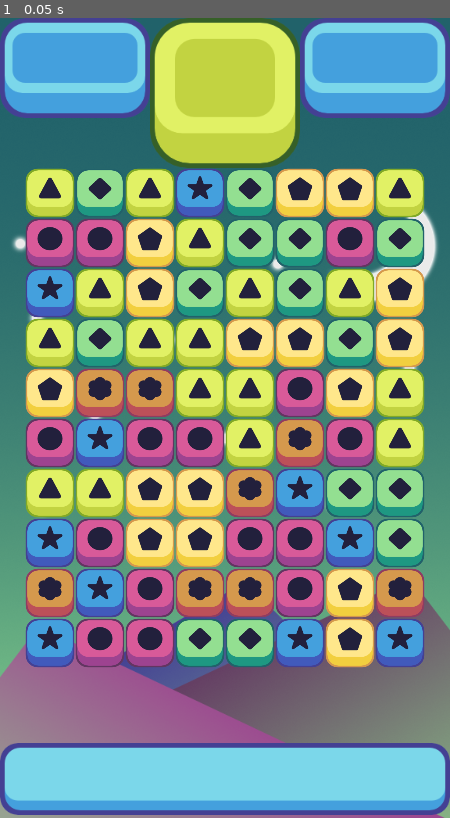
Above: before the commit, frame 1.
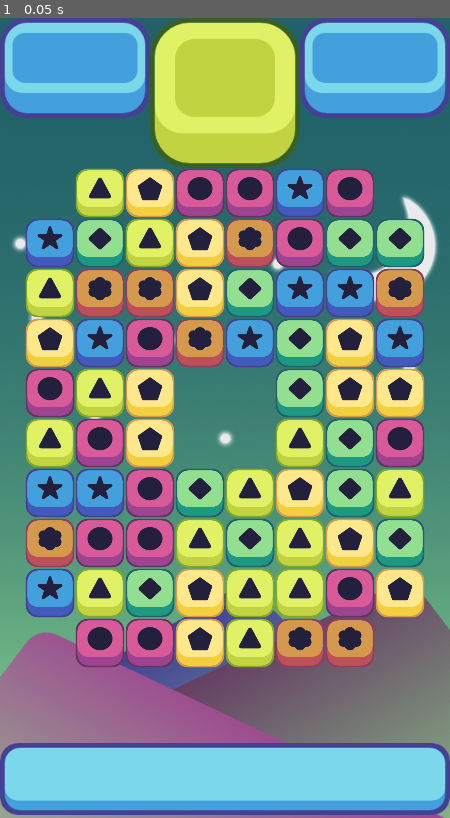
Above: after the commit, the same moment.

Repository: gonzalojs/Match3_Godot
Game: Godot game, scene res://Scenes/game_window.tscn
Two runs of this game, one before a commit and one after it. Both use one fixed random seed, a clock stepped at 60 frames per second and the inputs below.
Inputs:
- Up to frame 1 (0.05 s): no input

The runs differ from the first frame. In frame 1, 40% of the frame differs, in the area x 5-95%, y 18-82%.

Commit message:
bux empty space

Diff:
--- a/Scenes/game_window.tscn
+++ b/Scenes/game_window.tscn
@@ -31,17 +31,18 @@
 y_start = 800
 offset = 64
 y_offset = 2
+empty_spaces = PoolVector2Array( 0, 0, 7, 0, 0, 9, 7, 9, 3, 4, 4, 4, 3, 5, 4, 5 )
 
 [node name="destroy_timer" type="Timer" parent="."]
-wait_time = 0.5
+wait_time = 0.2
 one_shot = true
 
 [node name="collapse_timer" type="Timer" parent="."]
-wait_time = 0.5
+wait_time = 0.2
 one_shot = true
 
 [node name="refill_timer" type="Timer" parent="."]
-wait_time = 0.5
+wait_time = 0.2
 one_shot = true
 [connection signal="timeout" from="destroy_timer" to="grid" method="_on_destroy_timer_timeout"]
 [connection signal="timeout" from="collapse_timer" to="grid" method="_on_collapse_timer_timeout"]
--- a/Scripts/grid.gd
+++ b/Scripts/grid.gd
@@ -10,8 +10,11 @@
 export (int) var x_start
 export (int) var y_start
 export (int) var offset
-
-export (int) var y_offset # How much above the piece start
+# How much above the piece start
+export (int) var y_offset
+
+# Obstacle Stuff
+export (PoolVector2Array) var empty_spaces
 
 # The piece array
 var possible_pieces = [
@@ -48,6 +51,13 @@
 	spawn_pieces()
 	# Replace with function body.
 
+func restricted_movement(place):
+	# Check empty pieces
+	for i in empty_spaces.size():
+		if empty_spaces[i] == place:
+			return true
+	return false
+
 func make_2d_array():
 	var array = []
 	for i in width:
@@ -59,18 +69,19 @@
 func spawn_pieces():
 	for i in width:
 		for j in height:
-			# Choose a random number and store it
-			var rand = floor(rand_range(0, possible_pieces.size()))
-			var piece = possible_pieces[rand].instance()
-			var loops = 0
-			while(match_at(i, j, piece.color) && loops < 100):
-				rand = floor(rand_range(0, possible_pieces.size()))
-				loops += 1
-				piece = possible_pieces[rand].instance()
-			# Instance that piece from the array
-			add_child(piece)
-			piece.position = grid_to_pixel(i, j)
-			all_pieces[i][j] = piece
+			if !restricted_movement(Vector2(i, j)):
+				# Choose a random number and store it
+				var rand = floor(rand_range(0, possible_pieces.size()))
+				var piece = possible_pieces[rand].instance()
+				var loops = 0
+				while(match_at(i, j, piece.color) && loops < 100):
+					rand = floor(rand_range(0, possible_pieces.size()))
+					loops += 1
+					piece = possible_pieces[rand].instance()
+				# Instance that piece from the array
+				add_child(piece)
+				piece.position = grid_to_pixel(i, j)
+				all_pieces[i][j] = piece
 
 func match_at(i, j, color):
 	if i > 1:
@@ -102,15 +113,16 @@
 	return false
 
 func touch_input():
-	if Input.is_action_just_pressed("ui_touch"):
-		if is_in_grid(pixel_to_grid(get_global_mouse_position().x, get_global_mouse_position().y)):
-			first_touch = pixel_to_grid(get_global_mouse_position().x, get_global_mouse_position().y)
-			controlling = true
-	if Input.is_action_just_released("ui_touch"):
-		if is_in_grid(pixel_to_grid(get_global_mouse_position().x, get_global_mouse_position().y)) && controlling:
-			controlling = false
-			final_touch = pixel_to_grid(get_global_mouse_position().x, get_global_mouse_position().y)
-			touch_difference(first_touch, final_touch)
+	if !restricted_movement(pixel_to_grid(get_global_mouse_position().x, get_global_mouse_position().y)):
+		if Input.is_action_just_pressed("ui_touch"):
+			if is_in_grid(pixel_to_grid(get_global_mouse_position().x, get_global_mouse_position().y)):
+				first_touch = pixel_to_grid(get_global_mouse_position().x, get_global_mouse_position().y)
+				controlling = true
+		if Input.is_action_just_released("ui_touch"):
+			if is_in_grid(pixel_to_grid(get_global_mouse_position().x, get_global_mouse_position().y)) && controlling:
+				controlling = false
+				final_touch = pixel_to_grid(get_global_mouse_position().x, get_global_mouse_position().y)
+				touch_difference(first_touch, final_touch)
 
 func swap_pieces(column, row, direction):
 	var first_piece = all_pieces[column][row]
@@ -201,7 +213,7 @@
 func collapse_columns():
 	for i in width:
 		for j in height:
-			if all_pieces[i][j] == null:
+			if all_pieces[i][j] == null && !restricted_movement(Vector2(i,j)):
 				for k in range(j + 1, height):
 					if all_pieces[i][k] != null:
 						all_pieces[i][k].move(grid_to_pixel(i, j))
@@ -213,7 +225,7 @@
 func refill_columns():
 	for i in width:
 		for j in height:
-			if all_pieces[i][j] == null:
+			if all_pieces[i][j] == null && !restricted_movement(Vector2(i,j)):
 				var rand = floor(rand_range(0, possible_pieces.size()))
 				var piece = possible_pieces[rand].instance()
 				var loops = 0
